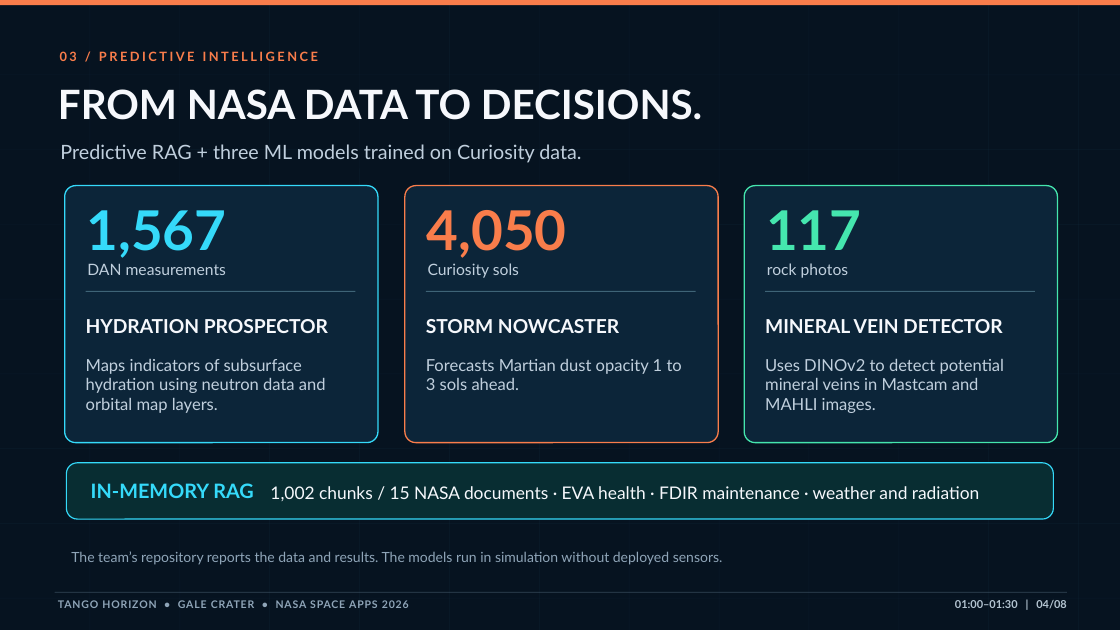
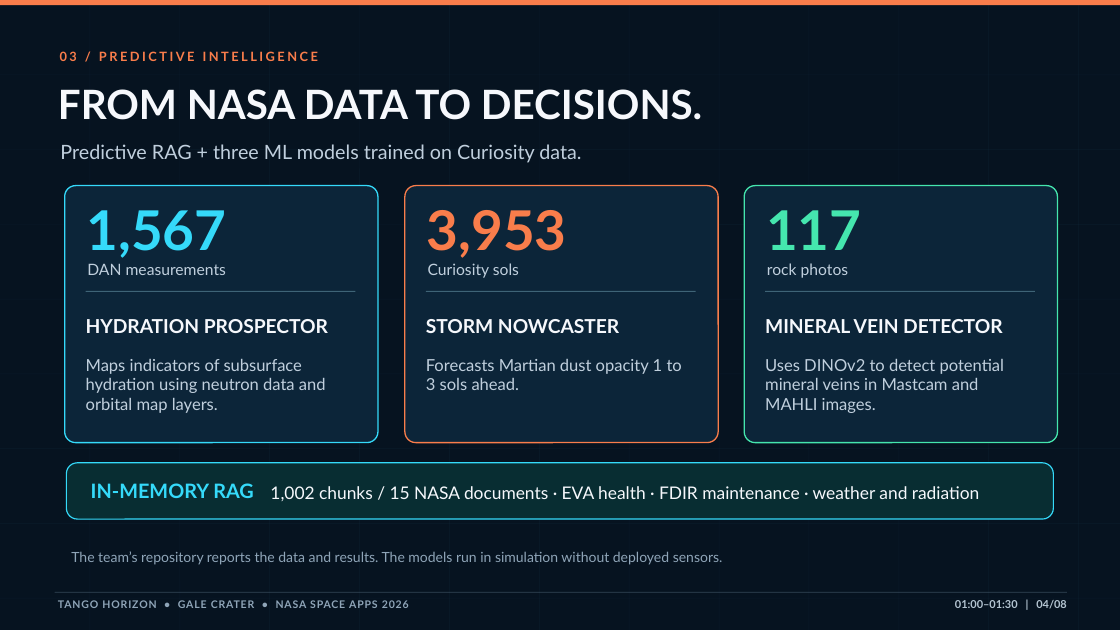
Before and after one commit to agustindiazcano/nasa-mars-tango-horizon, a slide deck: slide 4 of docs/slides/TANGO_HORIZON_English.pptx. Drawn at 1120x630 pixels with LibreOffice and Linux fonts; fonts in the diff are those of the drawing. Boxes give left, top, right and bottom in pixels: in the first picture for what was removed or moved away, otherwise in the second. Text is boxed around its words. In the diff, an @@ line names an element or a change of style, - is before the commit and + after.

```diff
--- a/docs/slides/TANGO_HORIZON_English.pptx
+++ b/docs/slides/TANGO_HORIZON_English.pptx
@@ text at (x1=427, y1=210, x2=567, y2=258): text changed @@
-4,050
+3,953
```
Also in this commit, not shown: 3 other files.
